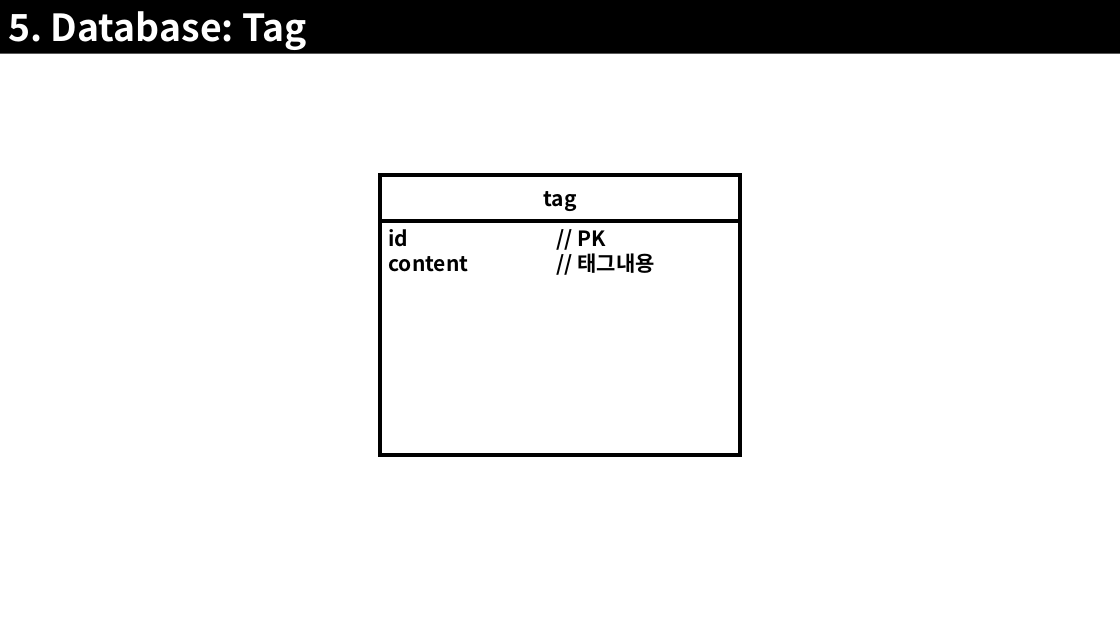
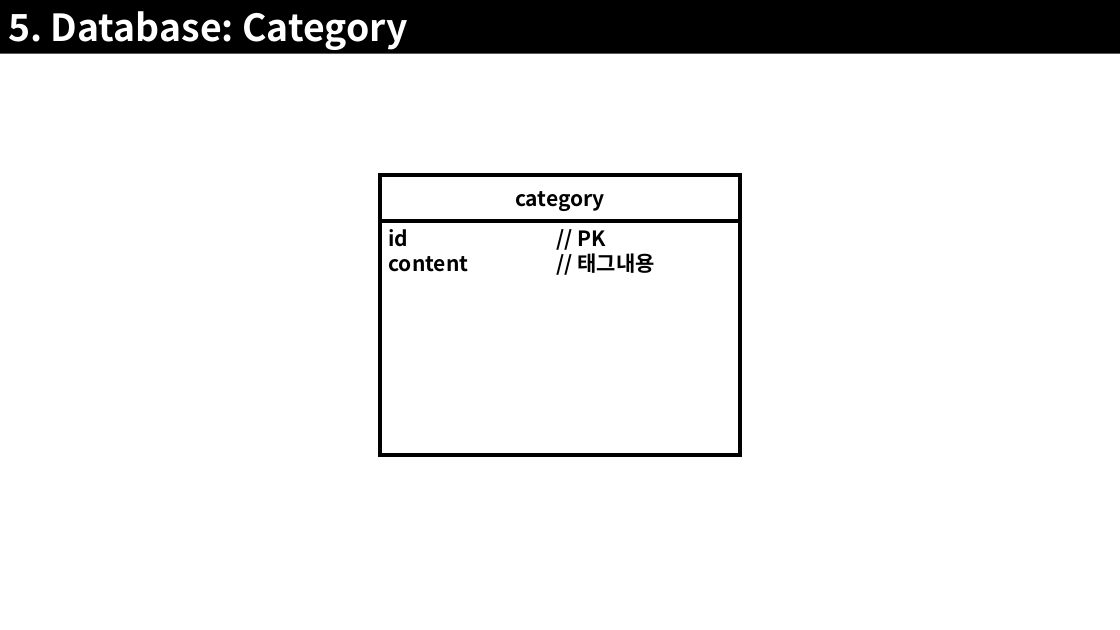
Before and after one commit to JoSihun/CGVR_Lab, a slide deck: slide 28 of documents/01_프로젝트_개발계획.pptx. Drawn at 1120x630 pixels with LibreOffice and Linux fonts; fonts in the diff are those of the drawing. Boxes give left, top, right and bottom in pixels: in the first picture for what was removed or moved away, otherwise in the second. Text is boxed around its words. In the diff, an @@ line names an element or a change of style, - is before the commit and + after.

```diff
--- a/documents/01_프로젝트_개발계획.pptx
+++ b/documents/01_프로젝트_개발계획.pptx
@@ text in rectangle at [8, 11, 407, 50]: text changed @@
-5. Database: Tag
+5. Database: Category
@@ text in rectangle at [515, 191, 605, 211]: text changed @@
-tag
+category
```
Also in this commit, not shown: 7 other slides changed, 4 slides added, 1 slide removed, 5 other files.
